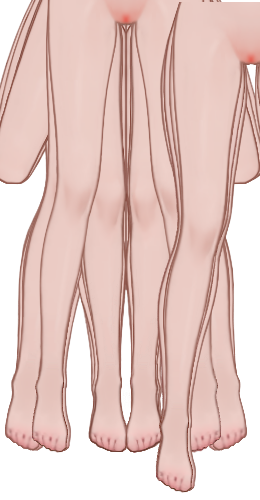
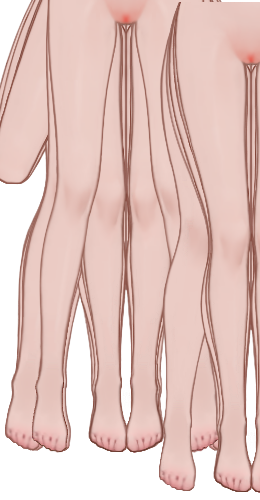
Layer changes from the first 260x500 image to the second:
added layer "Small_White 副本 2" above "新LegsClosed 副本" over <box>174,2,260,493</box>
added layer "新LegsClosed 副本" above "新LegsClosed 副本 6" over <box>172,2,260,493</box>
added layer "新LegsClosed 副本 6" above "图层 6 副本 3" over <box>168,2,260,492</box>
added layer "图层 6 副本 3" above "新Normal_White 副本 10" over <box>165,2,260,492</box>
added layer "新Normal_White 副本 10" above "新Default 副本 3" over <box>159,2,260,492</box>
hid "新Default 副本 3" (1st of 2) over <box>156,2,260,493</box>
hid "新Normal_White 副本 7" over <box>156,2,260,491</box>
hid "新Normal_White 副本 8" over <box>155,2,260,491</box>
hid "新Normal_White 副本 9" over <box>159,2,260,492</box>
